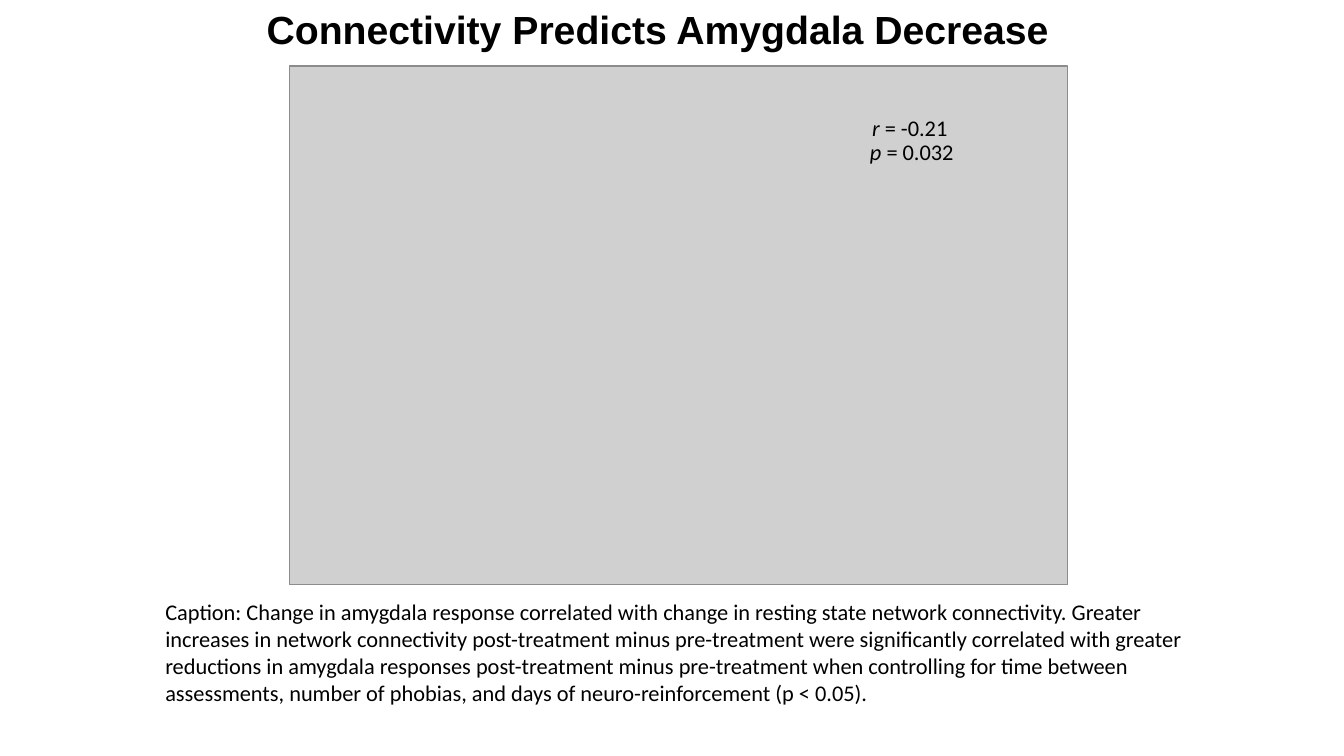
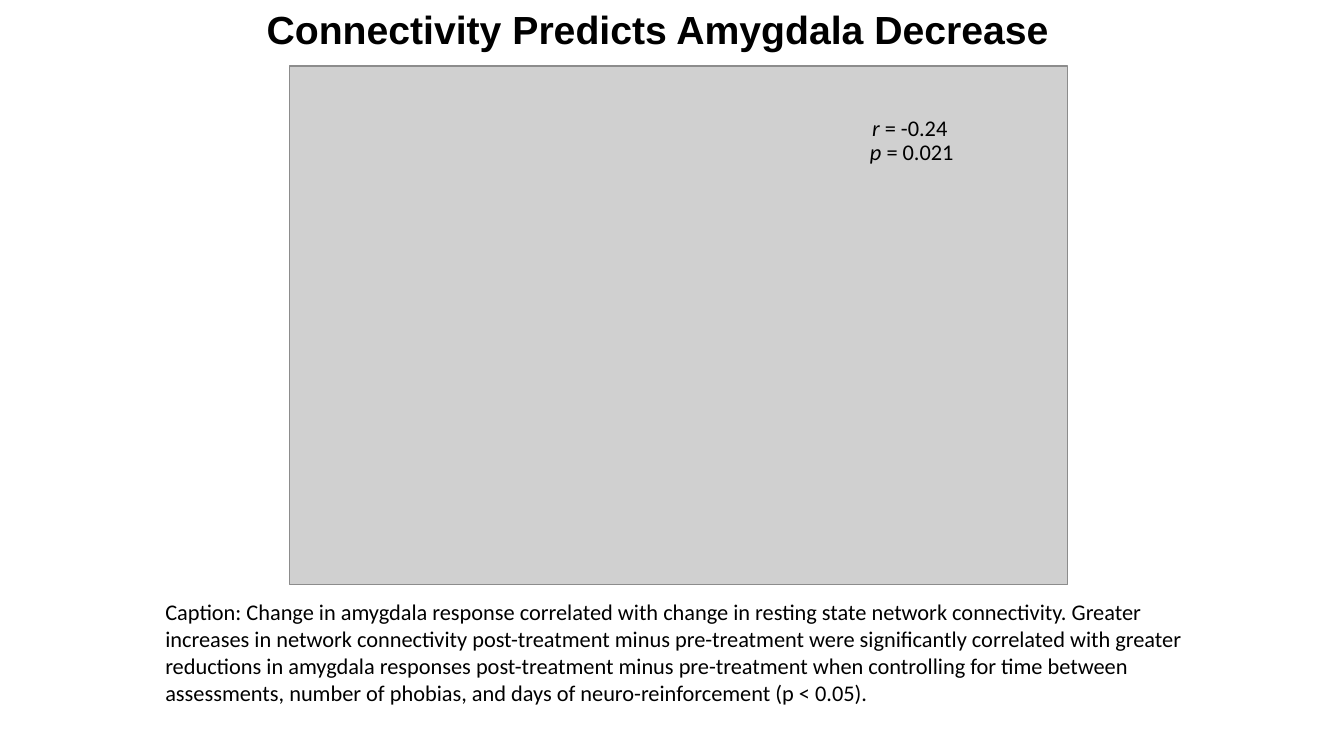
Before and after one commit to fsleyes/restingstate, a slide deck: slide 3 of restingstate_figures.pptx. Drawn at 1344x756 pixels with LibreOffice and Linux fonts; fonts in the diff are those of the drawing; grey boxes stand for pictures. Boxes give left, top, right and bottom in pixels: in the first picture for what was removed or moved away, otherwise in the second. Text is boxed around its words. In the diff, an @@ line names an element or a change of style, - is before the commit and + after.

```diff
--- a/restingstate_figures.pptx
+++ b/restingstate_figures.pptx
@@ text at (x1=870, y1=145, x2=954, y2=164): text changed @@
-p = 0.032
+p = 0.021
@@ text at (x1=872, y1=121, x2=947, y2=136): text changed @@
-r = -0.21
+r = -0.24
```
Also in this commit, not shown: 1 other slide changed, 2 other files.
